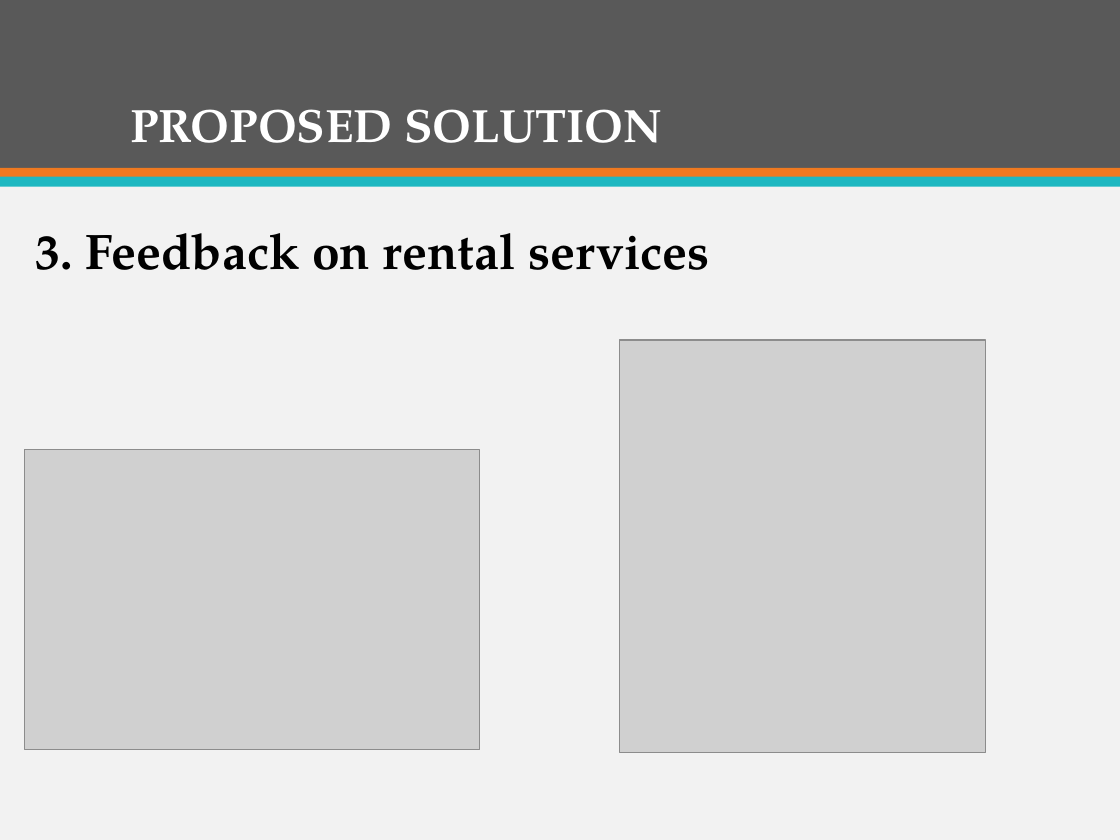
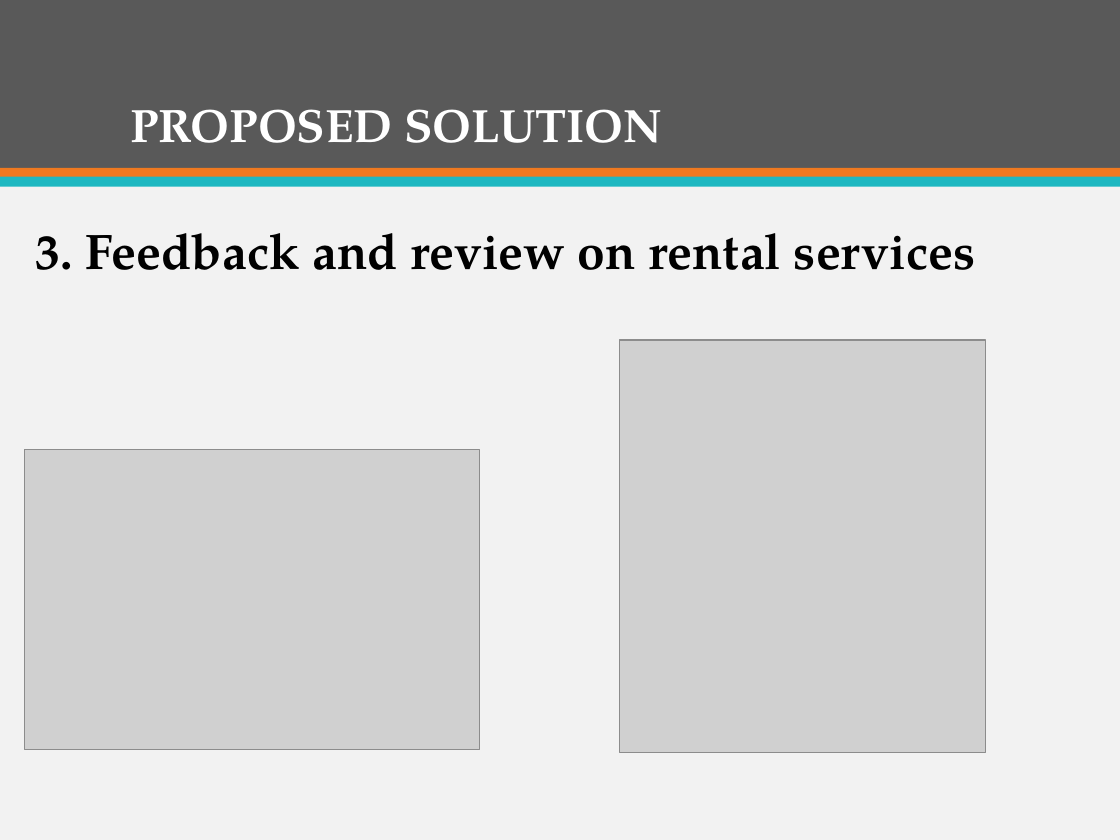
Before and after one commit to firzgard/CarRentalPortal, a slide deck: slide 13 of slide/CAR RENTAL PORTAL-Official.pptx (slide 14 before the commit). Drawn at 1120x840 pixels with LibreOffice and Linux fonts; fonts in the diff are those of the drawing; grey boxes stand for pictures. Boxes give left, top, right and bottom in pixels: in the first picture for what was removed or moved away, otherwise in the second. Text is boxed around its words. In the diff, an @@ line names an element or a change of style, - is before the commit and + after.

```diff
--- a/slide/CAR RENTAL PORTAL-Official.pptx
+++ b/slide/CAR RENTAL PORTAL-Official.pptx
@@ text at (x1=35, y1=233, x2=975, y2=270): text changed @@
-3. Feedback on rental services
+3. Feedback and review on rental services
```
Also in this commit, not shown: 9 other slides changed, 5 slides added, 6 slides removed.
